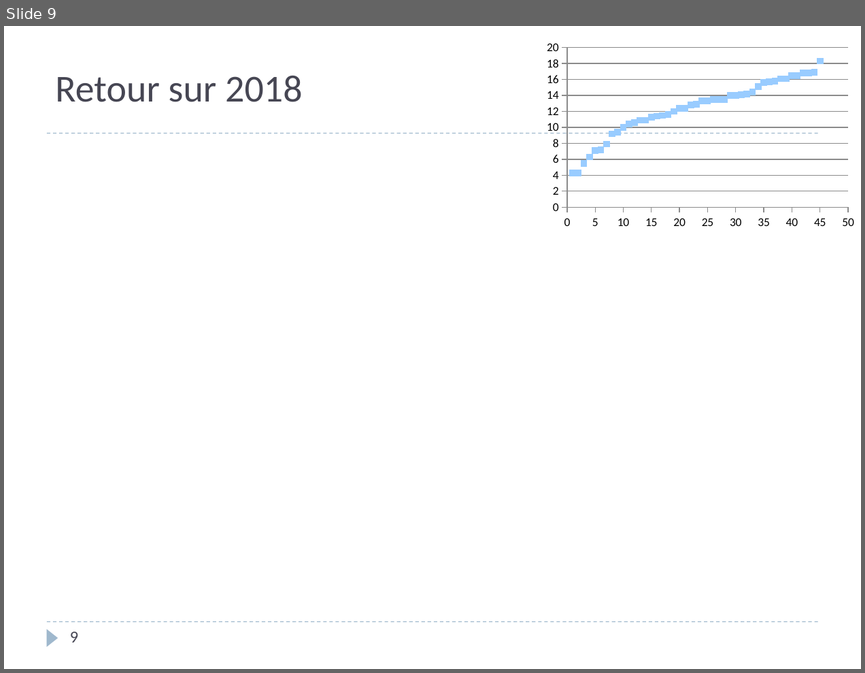
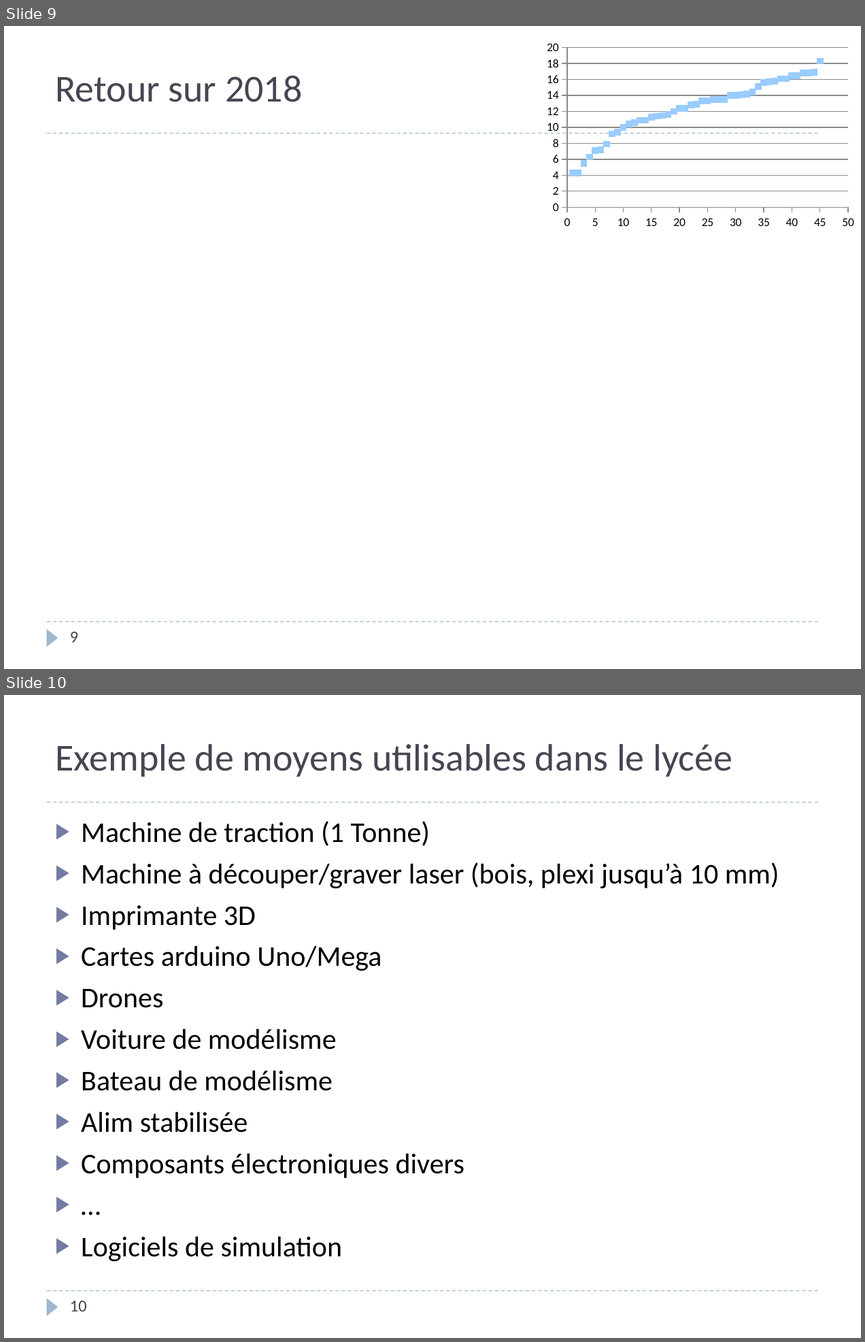
Before and after one commit to xpessoles/TIPE, a slide deck: Introduction_TIPE.pptx. Shown one above the other, each under a label of ours: slide 9 before the commit, slides 9 and 10 after it. The pictures are 865x673 and 865x1342 pixels, drawn with LibreOffice and Linux fonts; fonts in the diff are those of the drawing; grey boxes stand for pictures. Boxes give left, top, right and bottom in pixels: in the first picture for what was removed or moved away, otherwise in the second. Text is boxed around its words. In the diff, an @@ line names an element or a change of style, - is before the commit and + after.

Commit message:
MAJ

```diff
--- a/Introduction_TIPE.pptx
+++ b/Introduction_TIPE.pptx
@@ slide 10 added at <box>4,695,861,1338</box>, background #FFFFFF; not listed: 3 template elements that a slide beside it also shows @@
@@ title added at <box>55,744,732,777</box>, 32 pt, text #464653 @@
+Exemple de moyens utilisables dans le lycée
@@ text added at <box>81,821,779,1261</box>, 24 pt, text #000000 @@
+▶ Machine de traction (1 Tonne)
+▶ Machine à découper/graver laser (bois, plexi jusqu’à 10 mm)
+▶ Imprimante 3D
+▶ Cartes arduino Uno/Mega
+▶ Drones
+▶ Voiture de modélisme
+▶ Bateau de modélisme
+▶ Alim stabilisée
+▶ Composants électroniques divers
+▶ …
+▶ Logiciels de simulation
@@ page number added at <box>70,1300,87,1311</box>, 14 pt, text #464653 @@
+10
```
